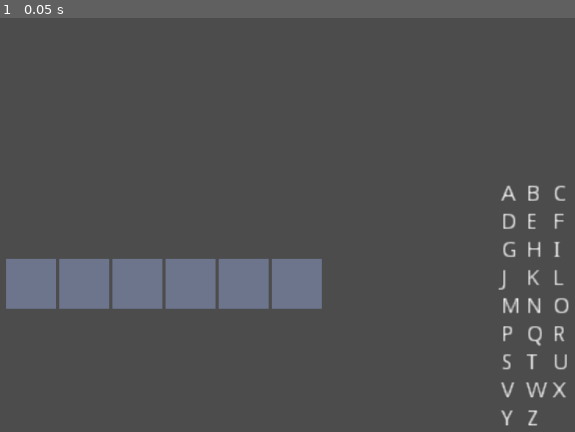
Above: before the commit, frame 1.
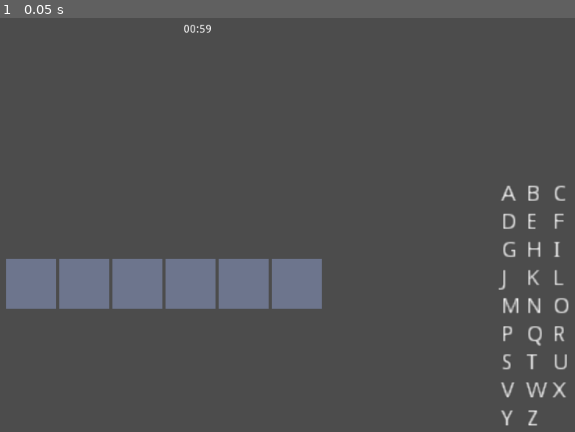
Above: after the commit, the same moment.

Repository: sugarvoid/spelling-spree
Game: Godot game, scene res://game/game.tscn
Two runs of this game, one before a commit and one after it. Both use one fixed random seed, a clock stepped at 60 frames per second and the inputs below. The project has no main scene, so this scene is started directly.
Inputs:
- Up to frame 1 (0.05 s): no input

The runs differ from the first frame. In frame 1, less than 0.1% of the frame differs, in the area x 32-37%, y 1-4%.

Commit message:
Add stopwatch

Diff:
--- /dev/null
+++ b/game/count_down/count_down.gd
@@ -0,0 +1,58 @@
+class_name CountDown
+extends Control
+
+
+
+onready var label: Label = get_node("Label")
+onready var timer: Timer = get_node("Timer")
+
+enum MODES {
+	COUNT_UP,
+	COUNT_DOWN
+}
+
+var mode: int
+var is_running: bool
+var _elapsed: float = 60.00
+
+func _ready() -> void:
+	timer.connect("timeout", self, "_tick")
+
+func _process(delta):
+	if(self.is_running):
+		self.update_time(delta)
+	self.label.text = self.seconds2hhmmss(_elapsed)
+
+func _tick() -> void:
+	print("tick")
+
+func update_time(delta: float) -> void:
+	match self.mode:
+		MODES.COUNT_DOWN:
+			self._elapsed -= delta
+		MODES.COUNT_UP:
+			self._elapsed += delta
+
+func stop() -> void:
+	self.is_running = false
+
+func start() -> void:
+	timer.start()
+	self.is_running = true
+
+func get_time_elaspsed() -> float:
+	return self._elapsed
+
+func get_elaspsed_string() -> String:
+	return self.seconds2hhmmss(self._elapsed)
+
+func reset() -> void:
+	self._elapsed = 60
+	self.is_running = false
+
+func seconds2hhmmss(total_seconds: float) -> String:
+	var seconds: float = fmod(total_seconds , 60.0)
+	var minutes: int   =  int(total_seconds / 60.0) % 60
+	var hours: int   =  int(total_seconds / 3600.0)
+	var hhmmss_string:String = "%02d:%02d" % [minutes, seconds]
+	return hhmmss_string
--- /dev/null
+++ b/game/count_down/count_down.tscn
@@ -0,0 +1,19 @@
+[gd_scene load_steps=2 format=2]
+
+[ext_resource path="res://game/count_down/count_down.gd" type="Script" id=1]
+
+[node name="CountDown" type="Control"]
+anchor_right = 1.0
+anchor_bottom = 1.0
+margin_right = -795.0
+margin_bottom = -515.0
+script = ExtResource( 1 )
+
+[node name="Label" type="Label" parent="."]
+anchor_right = 1.0
+anchor_bottom = 1.0
+text = "00:00:00"
+align = 1
+valign = 1
+
+[node name="Timer" type="Timer" parent="."]
--- a/game/game.gd
+++ b/game/game.gd
@@ -9,6 +9,7 @@
 onready var word_display: WordDisplay = get_node("WordDisplay")
 onready var input_checker: InputChecker = get_node("InputChecker")
 onready var letter_bank: LetterBank = get_node("LetterBank")
+onready var count_down: CountDown = get_node("CountDown")
 
 var word_length: int
 var avilible_letter: Array
@@ -18,6 +19,8 @@
 
 
 func _ready() -> void:
+	self.count_down.mode = CountDown.MODES.COUNT_DOWN
+	self.count_down.start()
 	self._load_letter_array()
 	self._connect_signals()
 	self._set_new_word()
--- a/game/game.tscn
+++ b/game/game.tscn
@@ -1,10 +1,11 @@
-[gd_scene load_steps=6 format=2]
+[gd_scene load_steps=7 format=2]
 
 [ext_resource path="res://game/word/word.tscn" type="PackedScene" id=1]
 [ext_resource path="res://game/word_database.gd" type="Script" id=2]
 [ext_resource path="res://game/game.gd" type="Script" id=3]
 [ext_resource path="res://game/input_checker.gd" type="Script" id=4]
 [ext_resource path="res://game/letter_bank/letter_bank.tscn" type="PackedScene" id=5]
+[ext_resource path="res://game/count_down/count_down.tscn" type="PackedScene" id=6]
 
 [node name="Game" type="Control"]
 anchor_right = 1.0
@@ -29,3 +30,9 @@
 margin_right = 967.0
 margin_bottom = 470.0
 rect_scale = Vector2( 2, 2 )
+
+[node name="CountDown" parent="." instance=ExtResource( 6 )]
+margin_left = 400.0
+margin_top = 24.0
+margin_right = -395.0
+margin_bottom = -491.0
--- a/project.godot
+++ b/project.godot
@@ -9,6 +9,11 @@
 config_version=4
 
 _global_script_classes=[ {
+"base": "Control",
+"class": "CountDown",
+"language": "GDScript",
+"path": "res://game/count_down/count_down.gd"
+}, {
 "base": "Node",
 "class": "InputChecker",
 "language": "GDScript",
@@ -35,6 +40,7 @@
 "path": "res://game/word/word.gd"
 } ]
 _global_script_class_icons={
+"CountDown": "",
 "InputChecker": "",
 "LetterBank": "",
 "LetterBlock": "",
